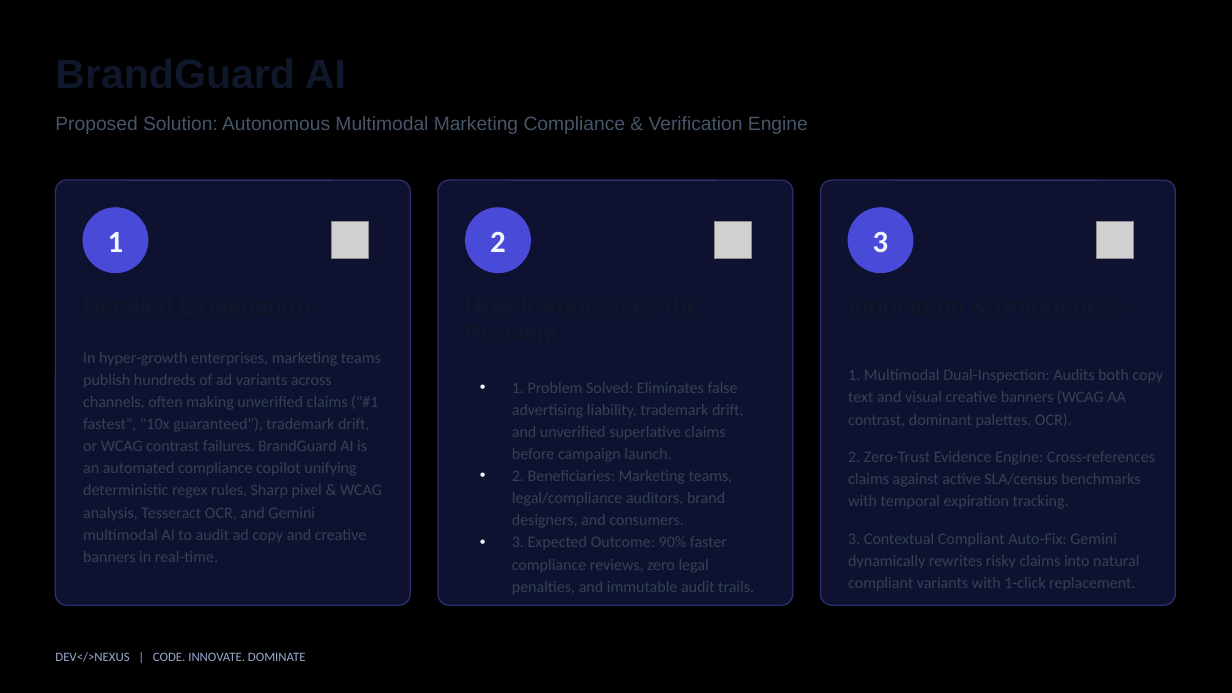
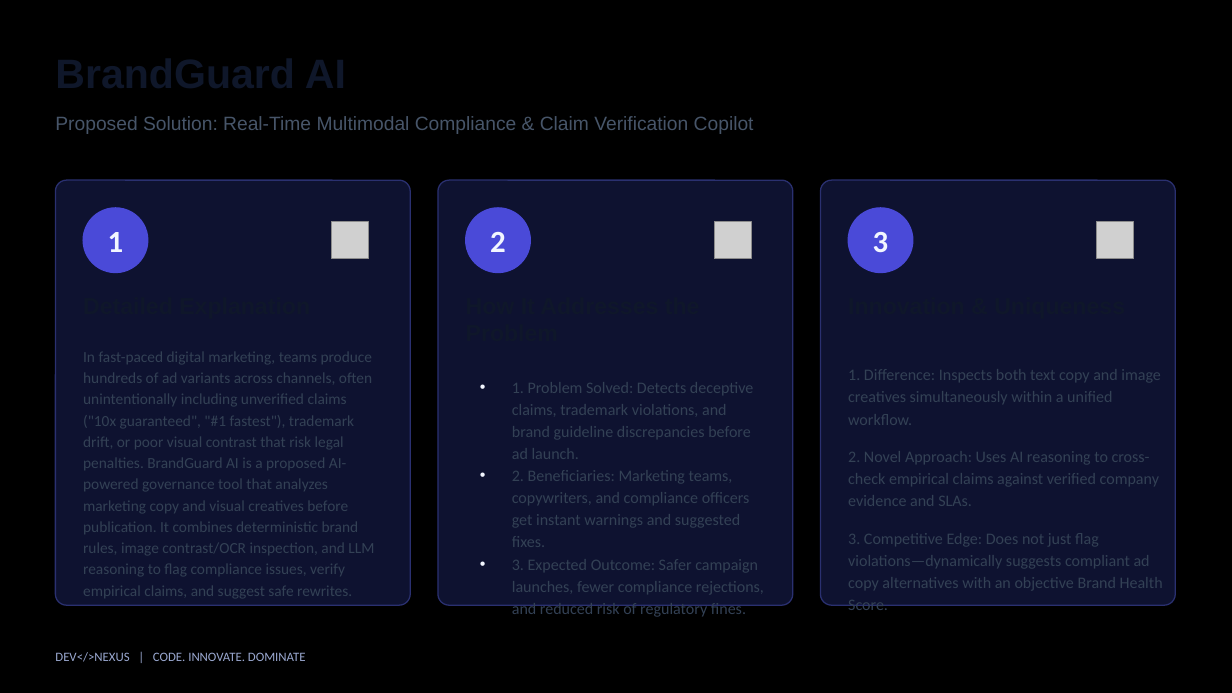
Before and after one commit to ankush-shaw/Hackathon, a slide deck: slide 2 of BrandGuard_AI_Kaccha_Papad_Presentation.pptx. Drawn at 1232x693 pixels with LibreOffice and Linux fonts; fonts in the diff are those of the drawing; grey boxes stand for pictures; background and template pictures are left out. Boxes give left, top, right and bottom in pixels: in the first picture for what was removed or moved away, otherwise in the second. Text is boxed around its words. In the diff, an @@ line names an element or a change of style, - is before the commit and + after.

Commit message:
Update methodology workflow diagram and presentation to match template design

```diff
--- a/BrandGuard_AI_Kaccha_Papad_Presentation.pptx
+++ b/BrandGuard_AI_Kaccha_Papad_Presentation.pptx
@@ text at (55,116,754,134): text changed @@
-Proposed Solution: Autonomous Multimodal Marketing Compliance & Verification Engine
+Proposed Solution: Real-Time Multimodal Compliance & Claim Verification Copilot
@@ text at (83,352,374,598): text changed; size 12.5 to 12 pt @@
-In hyper-growth enterprises, marketing teams publish hundreds of ad variants across channels, often making unverified claims ("#1 fastest", "10x guaranteed"), trademark drift, or WCAG contrast failures. BrandGuard AI is an automated compliance copilot unifying deterministic regex rules, Sharp pixel & WCAG analysis, Tesseract OCR, and Gemini multimodal AI to audit ad copy and creative banners in real-time.
+In fast-paced digital marketing, teams produce hundreds of ad variants across channels, often unintentionally including unverified claims ("10x guaranteed", "#1 fastest"), trademark drift, or poor visual contrast that risk legal penalties. BrandGuard AI is a proposed AI-powered governance tool that analyzes marketing copy and visual creatives before publication. It combines deterministic brand rules, image contrast/OCR inspection, and LLM reasoning to flag compliance issues, verify empirical claims, and suggest safe rewrites.
@@ text at (512,382,764,616): text changed @@
-• 1. Problem Solved: Eliminates false advertising liability, trademark drift, and unverified superlative claims before campaign launch.
-• 2. Beneficiaries: Marketing teams, legal/compliance auditors, brand designers, and consumers.
-• 3. Expected Outcome: 90% faster compliance reviews, zero legal penalties, and immutable audit trails.
+• 1. Problem Solved: Detects deceptive claims, trademark violations, and brand guideline discrepancies before ad launch.
+• 2. Beneficiaries: Marketing teams, copywriters, and compliance officers get instant warnings and suggested fixes.
+• 3. Expected Outcome: Safer campaign launches, fewer compliance rejections, and reduced risk of regulatory fines.
@@ text at (848,369,1163,615): text changed @@
-1. Multimodal Dual-Inspection: Audits both copy text and visual creative banners (WCAG AA contrast, dominant palettes, OCR).
-2. Zero-Trust Evidence Engine: Cross-references claims against active SLA/census benchmarks with temporal expiration tracking.
-3. Contextual Compliant Auto-Fix: Gemini dynamically rewrites risky claims into natural compliant variants with 1-click replacement.
+1. Difference: Inspects both text copy and image creatives simultaneously within a unified workflow.
+2. Novel Approach: Uses AI reasoning to cross-check empirical claims against verified company evidence and SLAs.
+3. Competitive Edge: Does not just flag violations—dynamically suggests compliant ad copy alternatives with an objective Brand Health Score.
```
Also in this commit, not shown: 5 other slides changed, 3 other files.
